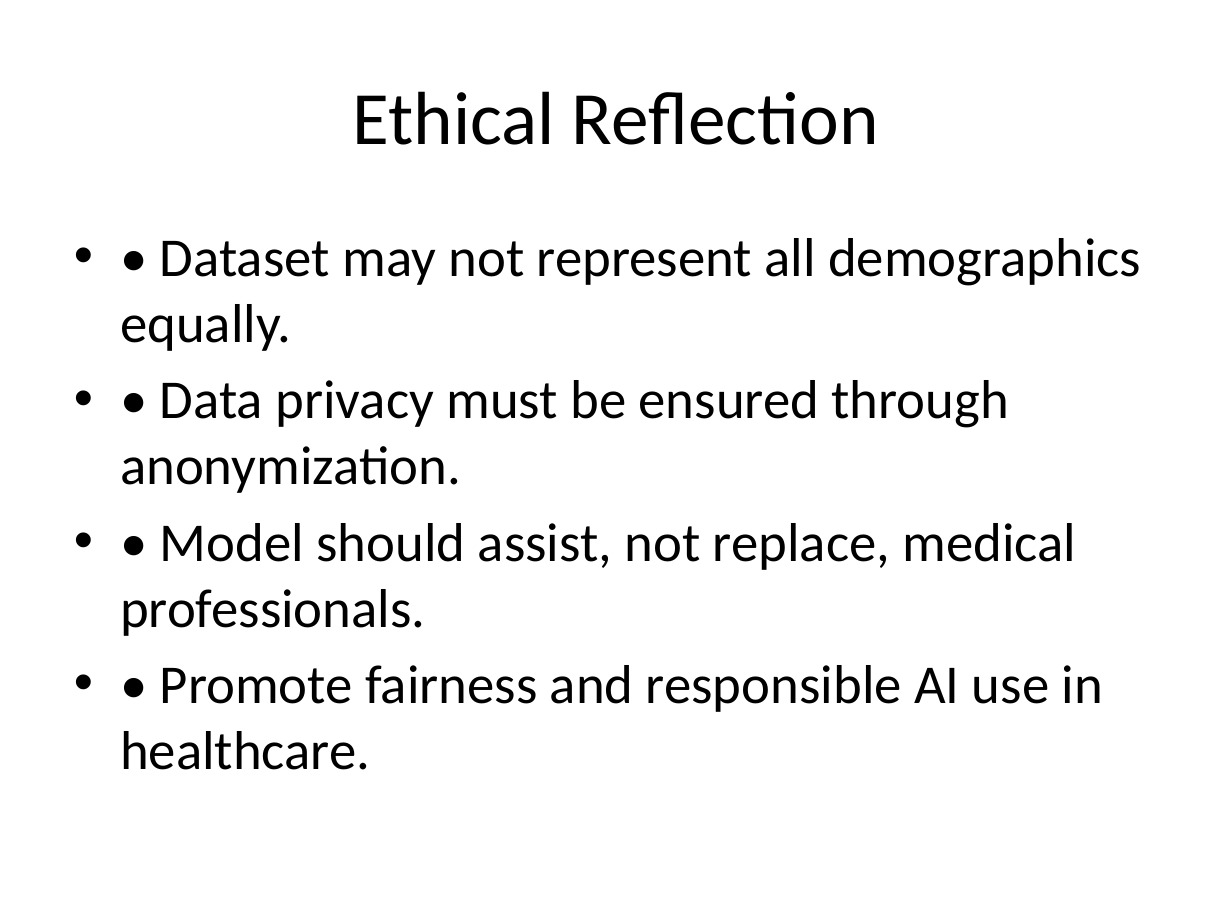
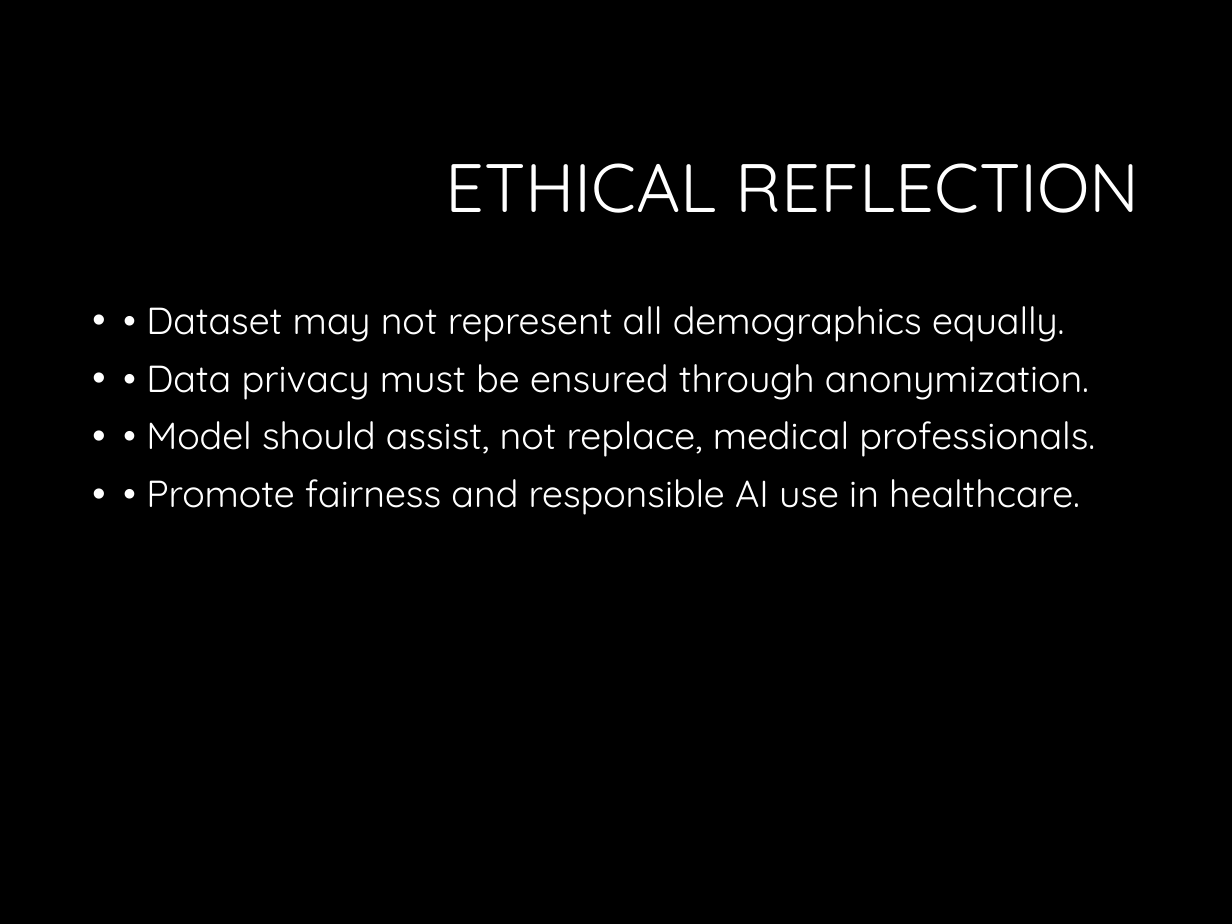
Before and after one commit to Jowekbeltan/AI-MACHINE-LEARNING, a slide deck: slide 6 of SDG3_Diabetes_Prediction_Presentation.pptx. Drawn at 1232x924 pixels with LibreOffice and Linux fonts; fonts in the diff are those of the drawing; background and template pictures are left out. Boxes give left, top, right and bottom in pixels: in the first picture for what was removed or moved away, otherwise in the second. Text is boxed around its words. In the diff, an @@ line names an element or a change of style, - is before the commit and + after.

```diff
--- a/SDG3_Diabetes_Prediction_Presentation.pptx
+++ b/SDG3_Diabetes_Prediction_Presentation.pptx
@@ background #FFFFFF to #000000 @@
@@ title at [446,163,1140,213]: text changed; size 44 to 40 pt; font Calibri to Quicksand; text colour #000000 to #FFFFFF @@
-Ethical Reflection
+ETHICAL REFLECTION
@@ text "• Dataset may not represent ...": place and size @@
-text "• Dataset may not represent ..." at [120,238,1141,770]
+text "• Dataset may not represent ..." at [146,306,1095,515]
@@ text "• Dataset may not represent ..." at [146,306,1095,515]: size 32 to 22 pt, font Calibri to Quicksand, text colour #000000 to #FFFFFF; indent changed; line spacing 1 to 0.9; more space between paragraphs @@
```
Also in this commit, not shown: 6 other slides changed.
